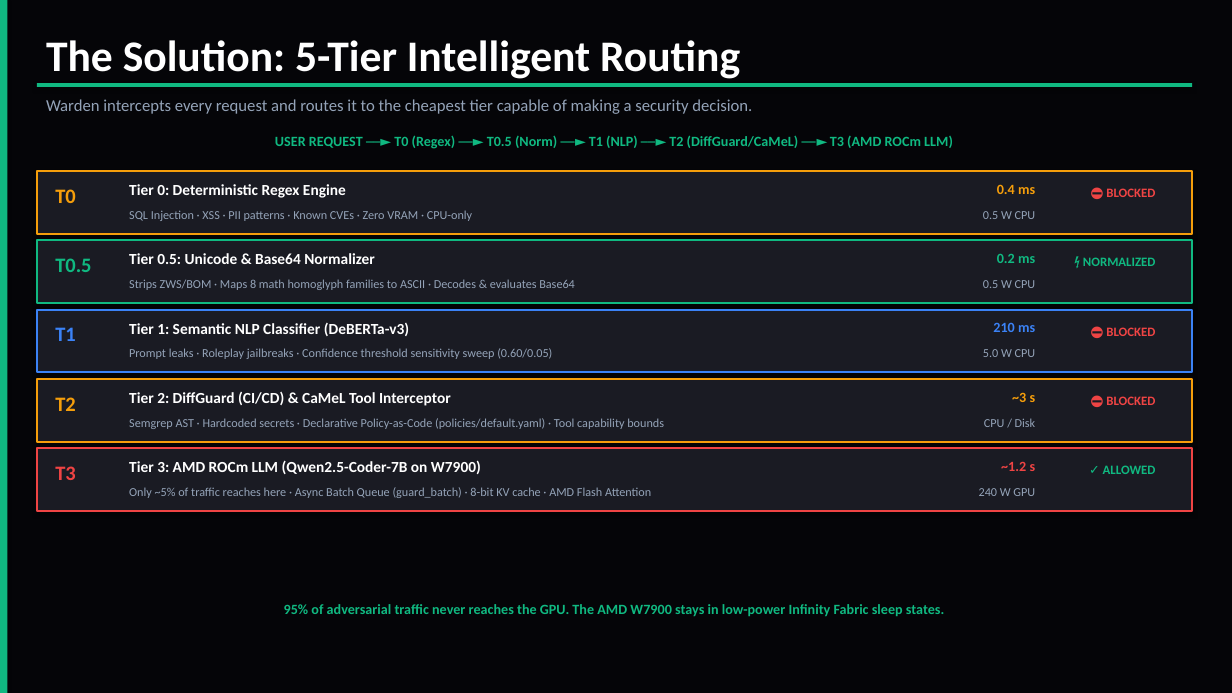
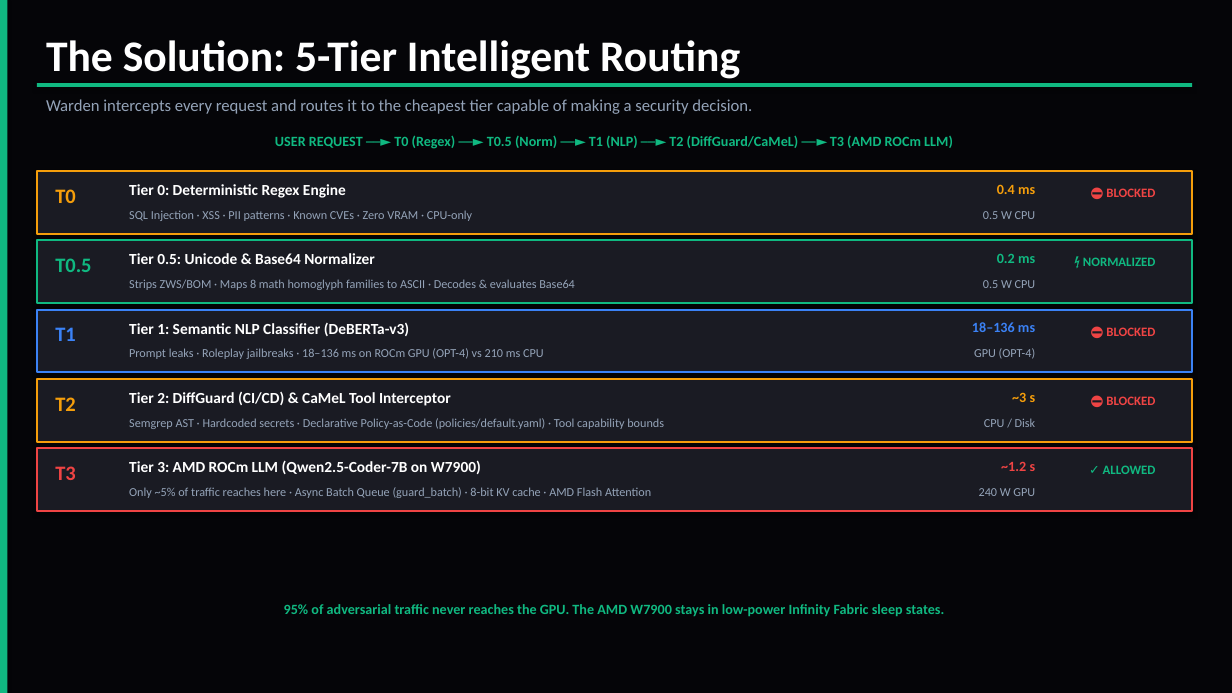
Before and after one commit to AmanTShekar/warden, a slide deck: slide 3 of enterprise_presentation/warden.pptx. Drawn at 1232x693 pixels with LibreOffice and Linux fonts; fonts in the diff are those of the drawing. Boxes give left, top, right and bottom in pixels: in the first picture for what was removed or moved away, otherwise in the second. Text is boxed around its words. In the diff, an @@ line names an element or a change of style, - is before the commit and + after.

```diff
--- a/enterprise_presentation/warden.pptx
+++ b/enterprise_presentation/warden.pptx
@@ text at bbox=[972, 322, 1035, 332]: text changed @@
-210 ms
+18–136 ms
@@ text at bbox=[129, 348, 544, 359]: text changed @@
-Prompt leaks · Roleplay jailbreaks · Confidence threshold sensitivity sweep (0.60/0.05)
+Prompt leaks · Roleplay jailbreaks · 18–136 ms on ROCm GPU (OPT-4) vs 210 ms CPU
@@ text at bbox=[974, 348, 1035, 359]: text changed @@
-5.0 W CPU
+GPU (OPT-4)
```
Also in this commit, not shown: 9 other slides changed, 3 other files.
